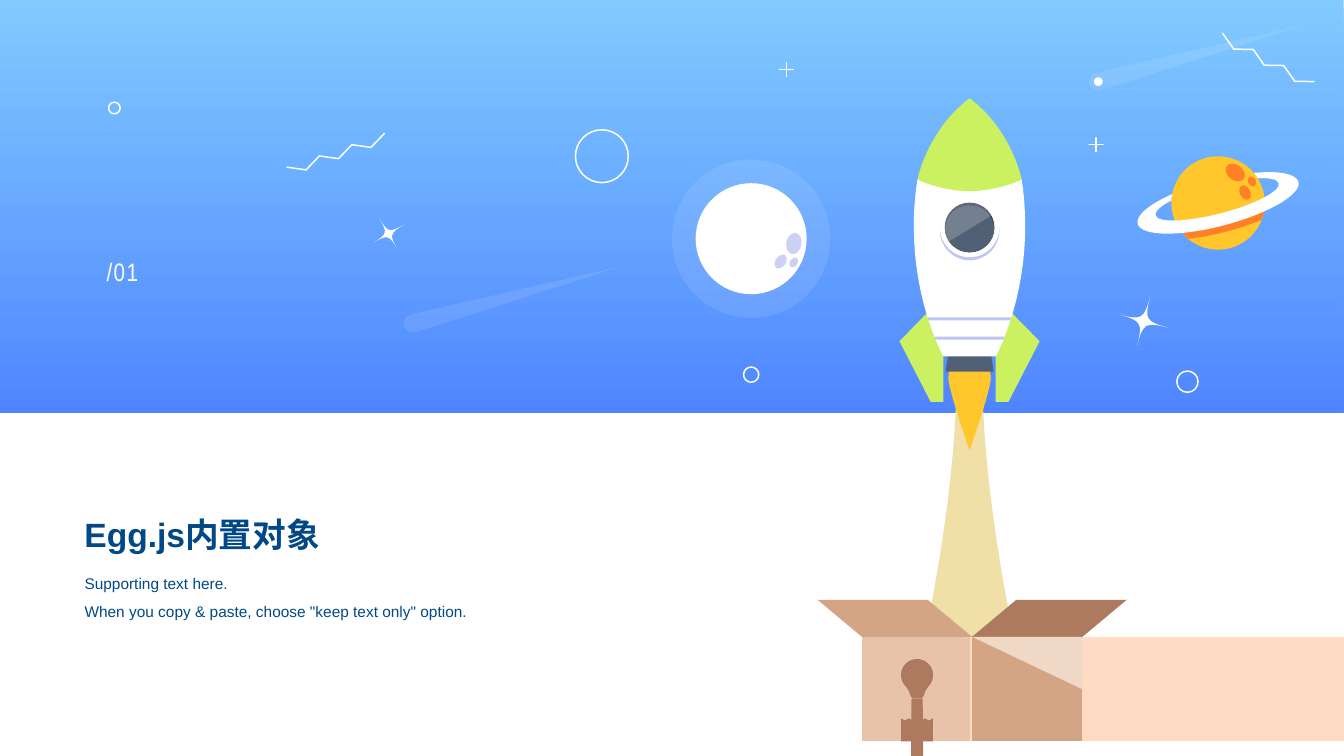
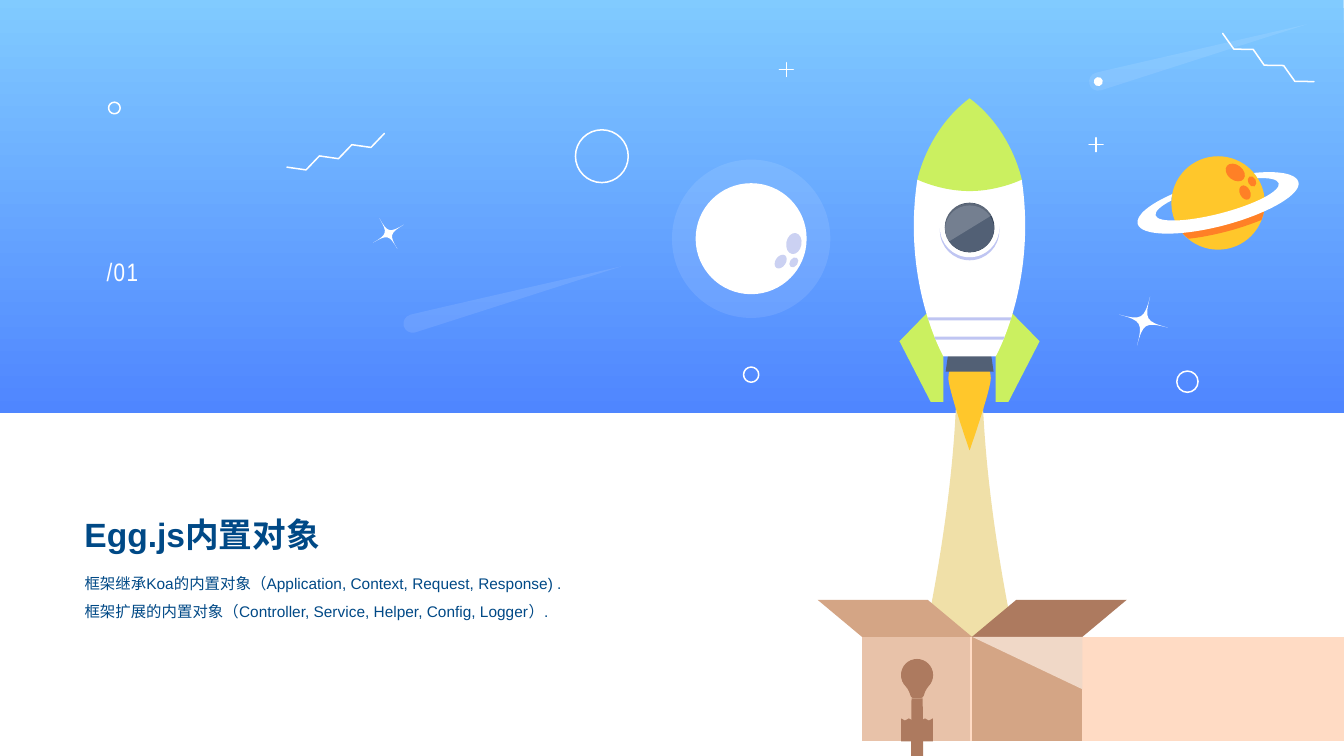
Before and after one commit to xtsong/egg-project, a slide deck: slide 3 of doc/探索eggjs.pptx. Drawn at 1344x756 pixels with LibreOffice and Linux fonts; fonts in the diff are those of the drawing. Boxes give left, top, right and bottom in pixels: in the first picture for what was removed or moved away, otherwise in the second. Text is boxed around its words. In the diff, an @@ line names an element or a change of style, - is before the commit and + after.

```diff
--- a/doc/探索eggjs.pptx
+++ b/doc/探索eggjs.pptx
@@ text at (85, 576, 553, 620): text changed @@
-Supporting text here.
-When you copy & paste, choose "keep text only" option.
+框架继承Koa的内置对象（Application, Context, Request, Response) .
+框架扩展的内置对象（Controller, Service, Helper, Config, Logger）.
```
Also in this commit, not shown: 14 other slides changed, 14 slides added, 14 slides removed, 12 other files.
